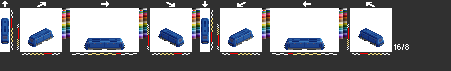
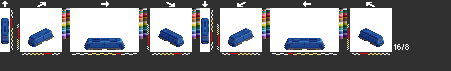
Two versions of the same layered image (451x71). Layer-by-layer changes:
painted on "me" over left=36, top=38, right=376, bottom=50
